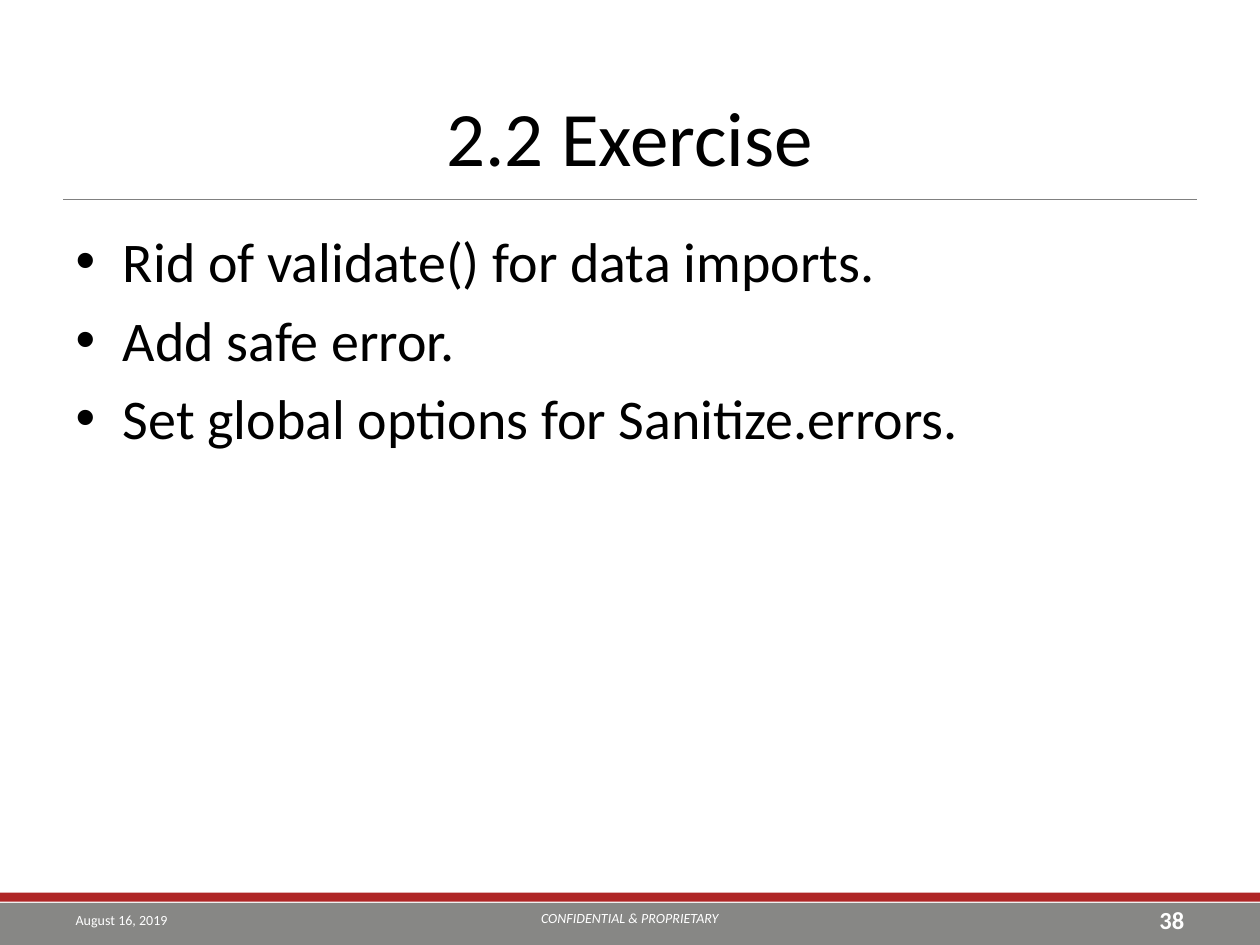
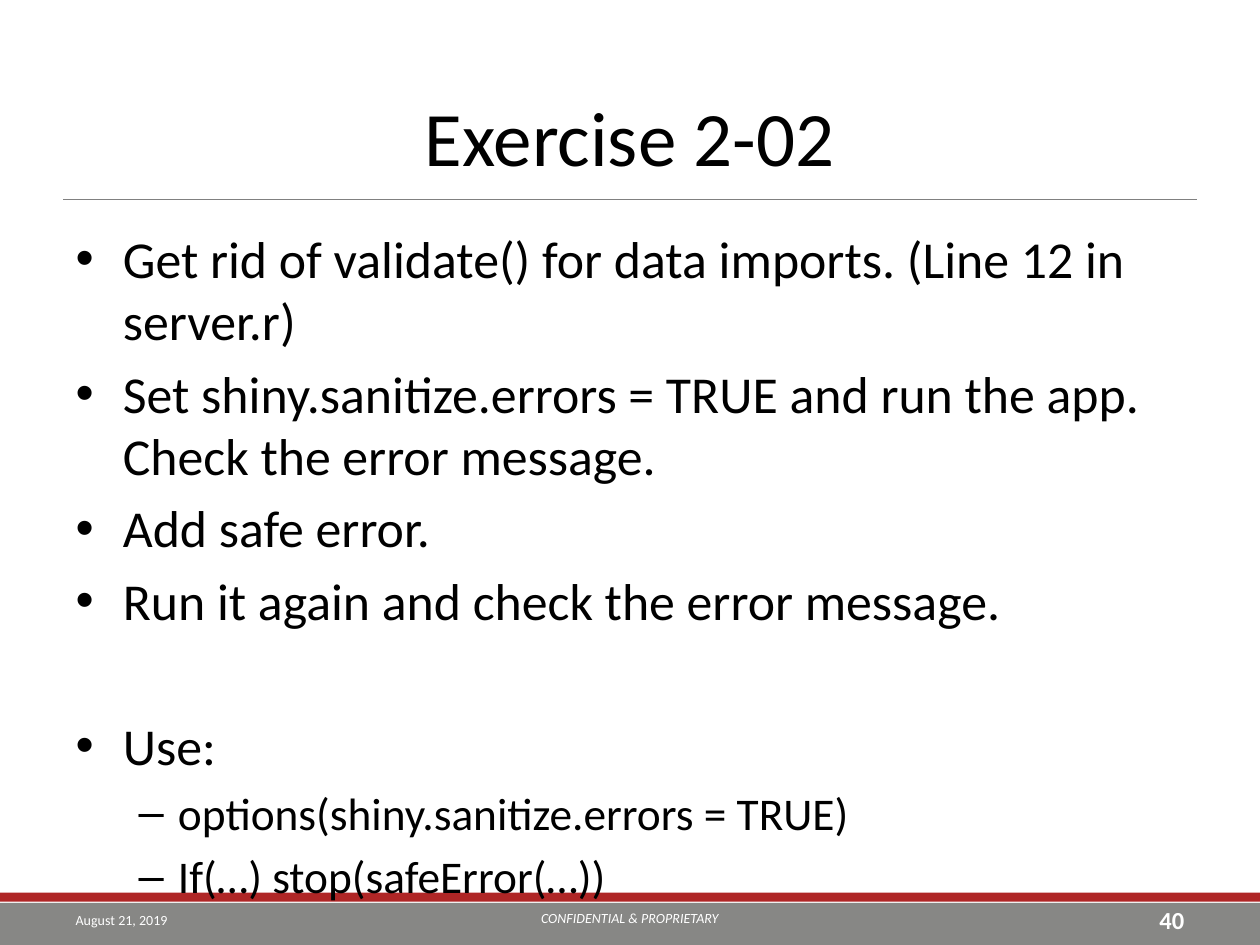
Before and after one commit to TEA-Analytics/ShinyWorkshop, a slide deck: slide 40 of Day 2.pptx (slide 38 before the commit). Drawn at 1260x945 pixels with LibreOffice and Linux fonts; fonts in the diff are those of the drawing; background and template pictures are left out. Boxes give left, top, right and bottom in pixels: in the first picture for what was removed or moved away, otherwise in the second. Text is boxed around its words. In the diff, an @@ line names an element or a change of style, - is before the commit and + after.

```diff
--- a/Day 2.pptx
+++ b/Day 2.pptx
@@ title at box(425, 113, 835, 167): text changed @@
-2.2 Exercise
+Exercise 2-02
@@ text at box(123, 240, 1139, 484): text changed; size 32 to 29.6 pt @@
-• Rid of validate() for data imports.
+• Get rid of validate() for data imports. (Line 12 in server.r)
+• Set shiny.sanitize.errors = TRUE and run the app. Check the error message.
@@ text at box(123, 511, 430, 548): size 32 to 29.6 pt in "Add safe error." @@
@@ text at box(123, 584, 1000, 838): text changed; size 32 to 25.9 pt @@
-• Set global options for Sanitize.errors.
+• Run it again and check the error message.
+• Use:
+  – options(shiny.sanitize.errors = TRUE)
+  – If(…) stop(safeError(…))
@@ text at box(76, 916, 167, 928): text changed @@
-August 16, 2019
+August 21, 2019
@@ page number at box(1159, 913, 1184, 929): text changed @@
-38
+40
```
Also in this commit, not shown: 40 other slides changed, 11 slides added, 4 slides removed, 14 other files.
